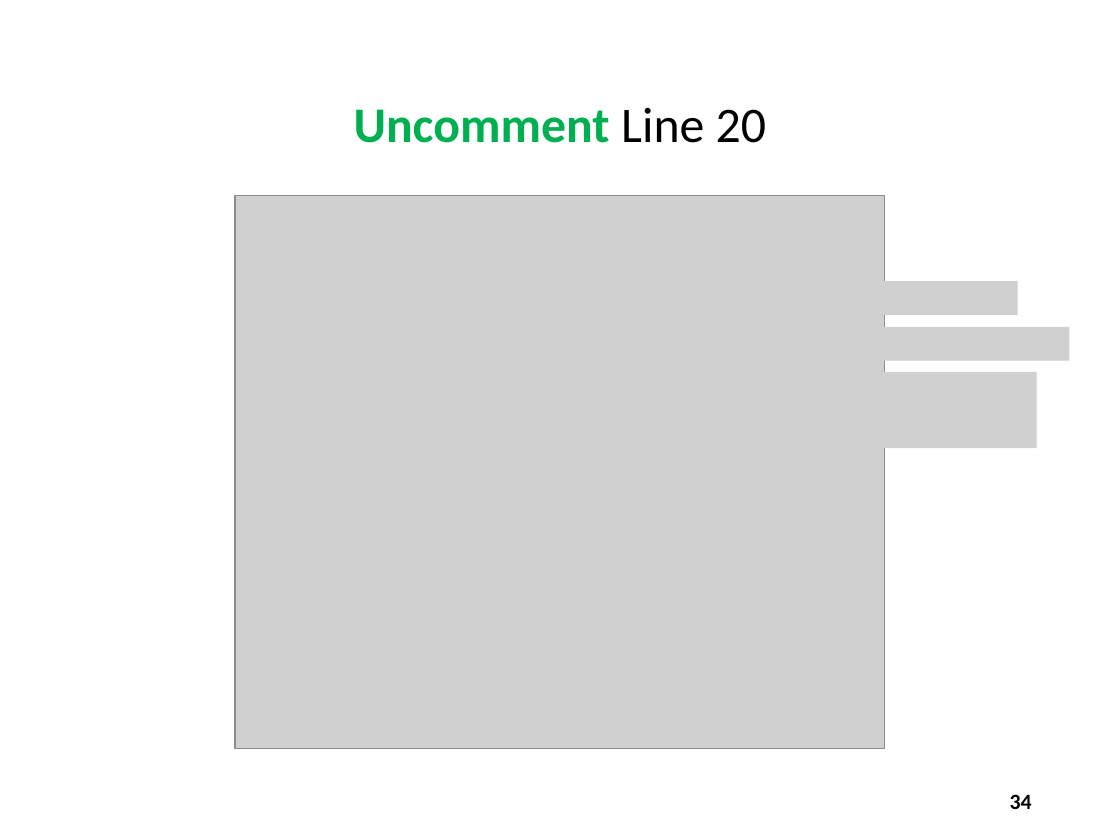
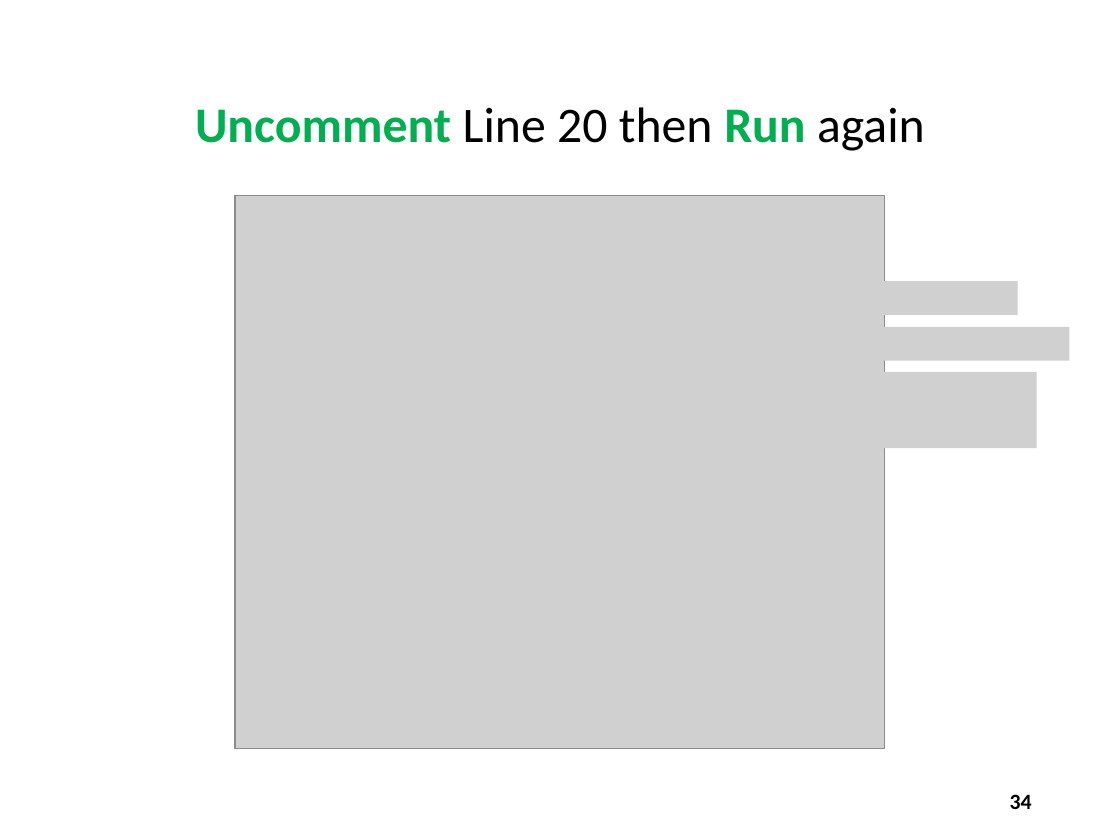
Before and after one commit to dbiersach/csi-spark-prep, a slide deck: slide 34 of slides/Session 03 - 2D Graphics/Session 03 - 2D Graphics.pptx. Drawn at 1120x840 pixels with LibreOffice and Linux fonts; fonts in the diff are those of the drawing; grey boxes stand for pictures. Boxes give left, top, right and bottom in pixels: in the first picture for what was removed or moved away, otherwise in the second. Text is boxed around its words. In the diff, an @@ line names an element or a change of style, - is before the commit and + after.

```diff
--- a/slides/Session 03 - 2D Graphics/Session 03 - 2D Graphics.pptx
+++ b/slides/Session 03 - 2D Graphics/Session 03 - 2D Graphics.pptx
@@ title at bbox=[195, 107, 925, 151]: text changed; text colour #00B050 to #000000; bold off @@
-Uncomment Line 20
+Uncomment Line 20 then Run again
```
Also in this commit, not shown: 4 other slides changed.
